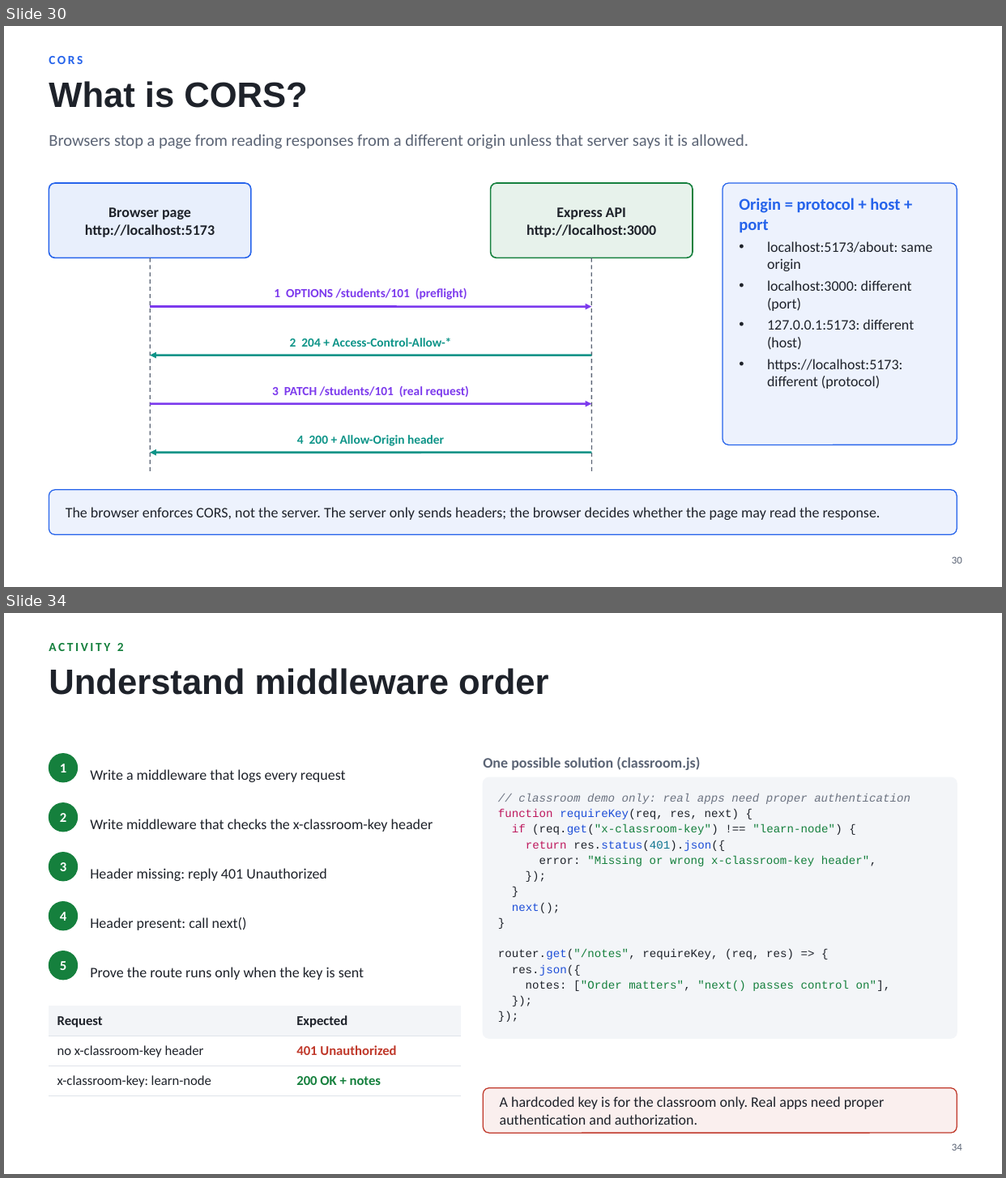
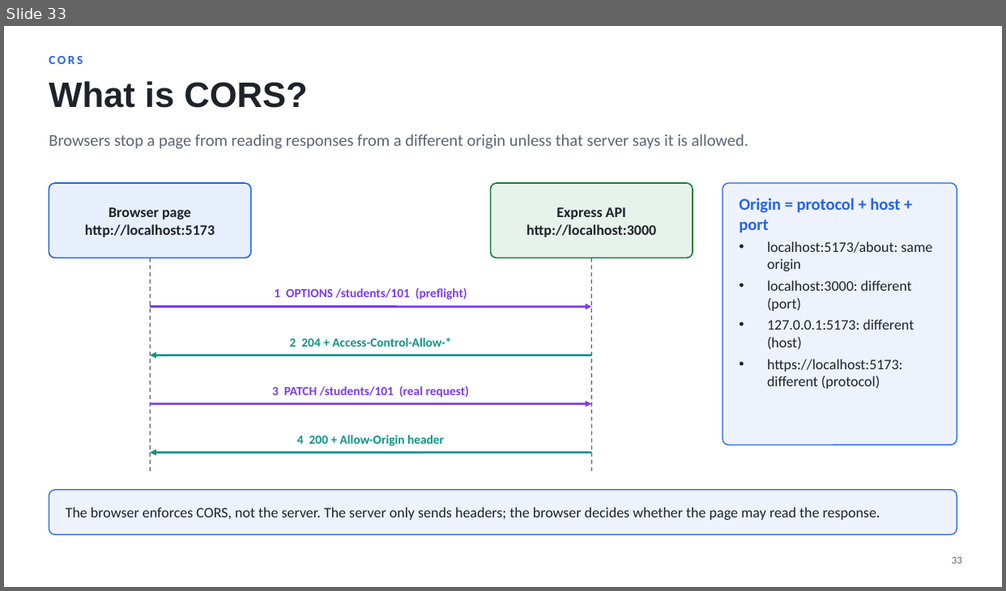
Before and after one commit to shreyaskumars-commits/school-management, a slide deck: Node_Express_Backend.pptx. Shown one above the other, each under a label of ours: slides 30 and 34 before the commit, slide 33 after it; the slides between them are not shown. The pictures are 1006x1178 and 1006x591 pixels, drawn with LibreOffice and Linux fonts; fonts in the diff are those of the drawing. Boxes give left, top, right and bottom in pixels: in the first picture for what was removed or moved away, otherwise in the second. Text is boxed around its words. In the diff, an @@ line names an element or a change of style, - is before the commit and + after.

```diff
--- a/Node_Express_Backend.pptx
+++ b/Node_Express_Backend.pptx
@@ slide 34 removed at (4,613,1002,1174), background #FFFFFF @@
@@ text removed at (49,643,124,651) @@
-ACTIVITY 2
@@ title removed at (49,668,548,695) @@
-Understand middleware order
@@ ellipse removed at (49,754,78,782) @@
@@ text removed at (483,757,700,770) @@
-One possible solution (classroom.js)
@@ text removed at (60,764,66,773) @@
-1
@@ text removed at (90,769,346,782) @@
-Write a middleware that logs every request
@@ rounded rectangle removed at (484,777,957,1038) @@
@@ ellipse removed at (49,803,78,832) @@
@@ text removed at (498,794,910,991) @@
-// classroom demo only: real apps need proper authentication
-function requireKey(req, res, next) {
-if (req.get("x-classroom-key") !== "learn-node") {
-return res.status(401).json({
-error: "Missing or wrong x-classroom-key header",
-});
-}
-next();
-}
-router.get("/notes", requireKey, (req, res) => {
-res.json({
-notes: ["Order matters", "next() passes control on"],
-});
-});
@@ text removed at (60,813,66,822) @@
-2
@@ text removed at (90,819,433,832) @@
-Write middleware that checks the x-classroom-key header
@@ ellipse removed at (49,853,78,881) @@
@@ text removed at (60,862,66,871) @@
-3
@@ text removed at (90,868,326,881) @@
-Header missing: reply 401 Unauthorized
@@ ellipse removed at (49,902,78,931) @@
@@ text removed at (60,912,66,921) @@
-4
@@ text removed at (90,918,247,931) @@
-Header present: call next()
@@ ellipse removed at (49,952,78,980) @@
@@ text removed at (60,961,66,970) @@
-5
@@ text removed at (90,967,364,980) @@
-Prove the route runs only when the key is sent
@@ table removed at (49,1006,461,1091), 3 rows, 2 columns @@
-Request | Expected
-no x-classroom-key header | 401 Unauthorized
-x-classroom-key: learn-node | 200 OK + notes
@@ rounded rectangle removed at (484,1088,957,1133) @@
@@ text removed at (500,1097,884,1125) @@
-A hardcoded key is for the classroom only. Real apps need proper authentication and authorization.
@@ page number removed at (952,1144,962,1151) @@
-34
@@ what was slide 30 is now slide 33 @@
@@ page number at (952,557,962,564): text changed @@
-30
+33
```
Also in this commit, not shown: 16 slides changed, 3 slides added, 8 other slides removed, 38 other files.
